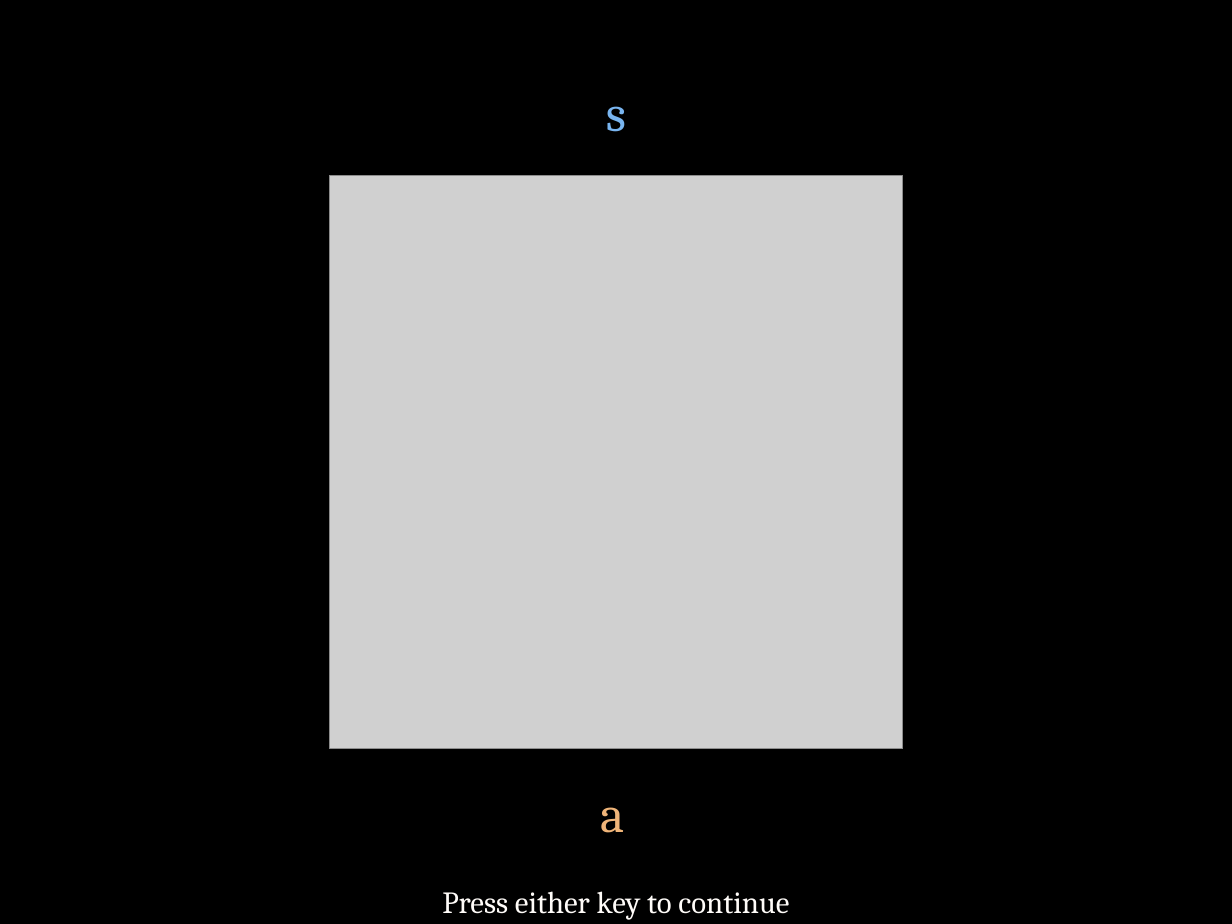
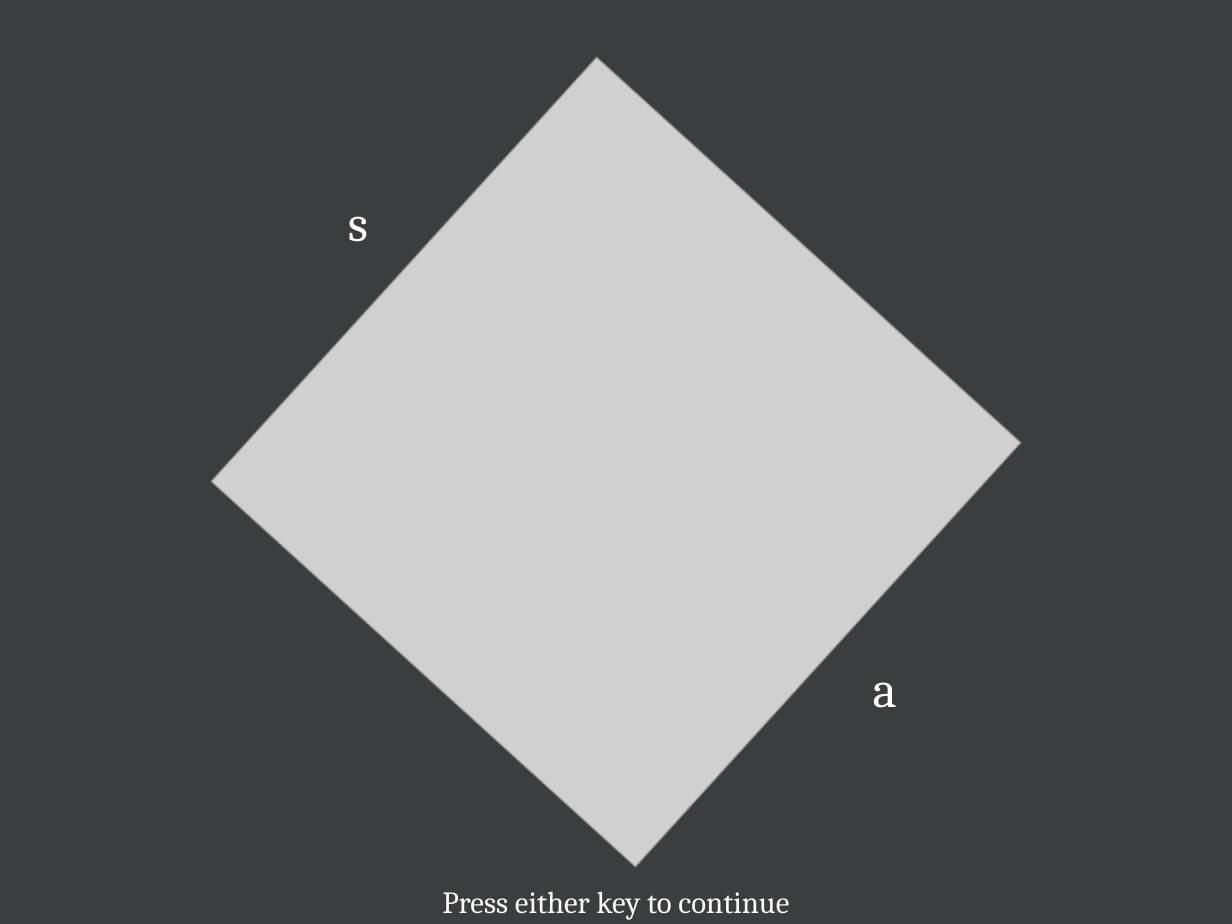
Before and after one commit to majorminors/evaccum-matlab, a slide deck: slide 22 of instructions/Instructions.pptx (slide 18 before the commit). Drawn at 1232x924 pixels with LibreOffice and Linux fonts; fonts in the diff are those of the drawing; grey boxes stand for pictures. Boxes give left, top, right and bottom in pixels: in the first picture for what was removed or moved away, otherwise in the second. Text is boxed around its words. In the diff, an @@ line names an element or a change of style, - is before the commit and + after.

```diff
--- a/instructions/Instructions.pptx
+++ b/instructions/Instructions.pptx
@@ rectangle at <box>0,0,1232,924</box>: fill #000000 to #3B3E3E; outline #FFFFFF 2 pt to #FFFFFF 1 pt @@
@@ picture at <box>211,57,1020,866</box>: rotation 0 to 132 degrees @@
@@ text "s": place and size @@
-text "s" at <box>606,106,626,132</box>
+text "s" at <box>348,216,368,242</box>
@@ text "s" at <box>348,216,368,242</box>: text colour #79B5F0 to #FFFCF9 @@
@@ text "a": place and size @@
-text "a" at <box>600,807,624,833</box>
+text "a" at <box>873,682,897,708</box>
@@ text "a" at <box>873,682,897,708</box>: text colour #F0B579 to #FFFCF9 @@
```
Also in this commit, not shown: 13 other slides changed, 7 slides added, 26 slides removed, 3 other files.
